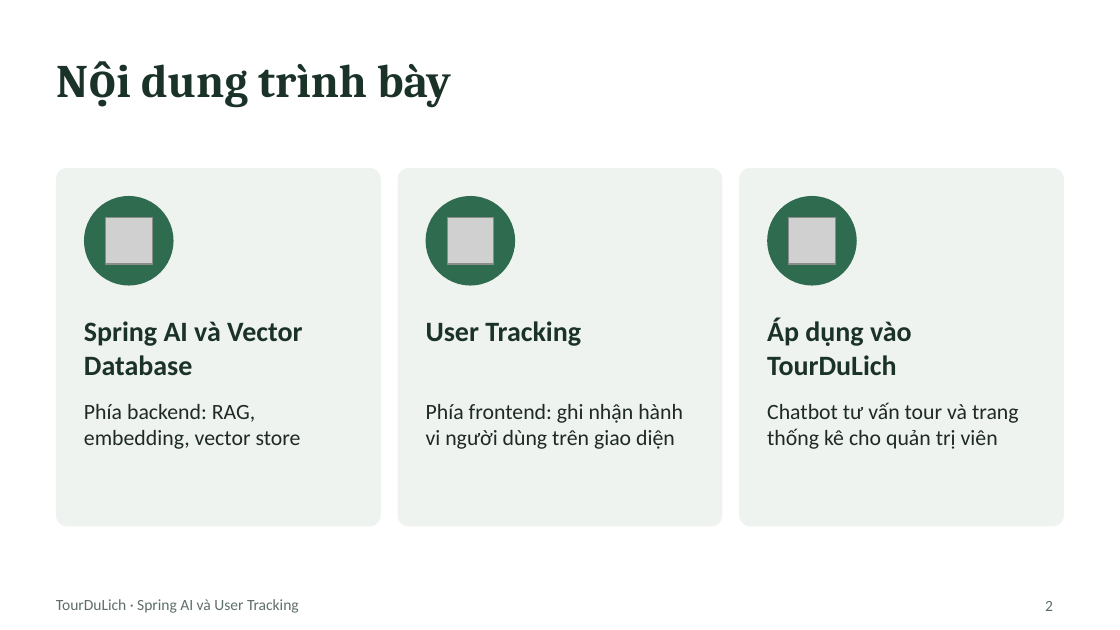
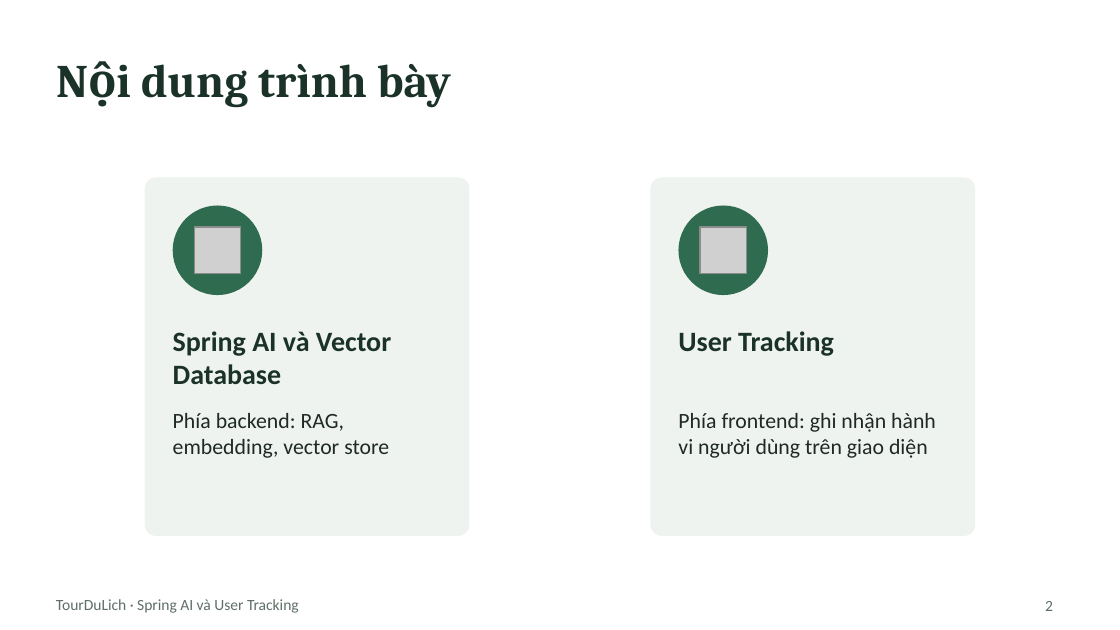
Before and after one commit to VanDiem2911/TourDuLich, a slide deck: slide 2 of docs/THUYET_TRINH_SpringAI_UserTracking.pptx. Drawn at 1120x630 pixels with LibreOffice and Linux fonts; fonts in the diff are those of the drawing; grey boxes stand for pictures. Boxes give left, top, right and bottom in pixels: in the first picture for what was removed or moved away, otherwise in the second. Text is boxed around its words. In the diff, an @@ line names an element or a change of style, - is before the commit and + after.

```diff
--- a/docs/THUYET_TRINH_SpringAI_UserTracking.pptx
+++ b/docs/THUYET_TRINH_SpringAI_UserTracking.pptx
@@ rounded rectangle removed at box(739, 168, 1064, 526) @@
@@ 2 texts, 1 picture, 1 rounded rectangle, 1 ellipse: place and size @@
-2 texts, 1 picture, 1 rounded rectangle, 1 ellipse at box(56, 168, 381, 526)
+2 texts, 1 picture, 1 rounded rectangle, 1 ellipse at box(144, 177, 469, 535)
@@ 2 texts, 1 picture, 1 rounded rectangle, 1 ellipse: place and size @@
-2 texts, 1 picture, 1 rounded rectangle, 1 ellipse at box(398, 168, 722, 526)
+2 texts, 1 picture, 1 rounded rectangle, 1 ellipse at box(651, 177, 976, 535)
@@ ellipse removed at box(767, 196, 857, 286) @@
@@ picture removed at box(788, 217, 836, 264) @@
@@ text removed at box(767, 318, 912, 375) @@
-Áp dụng vào TourDuLich
@@ text removed at box(767, 402, 1019, 449) @@
-Chatbot tư vấn tour và trang thống kê cho quản trị viên
```
Also in this commit, not shown: 1 slide removed.
